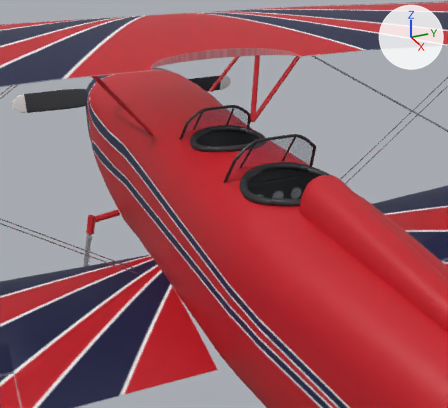
Two versions of the glTF model unity/Assets/_Project/Resources/Models/great-lakes-like/great-lakes-like-own.glb, one commit apart.
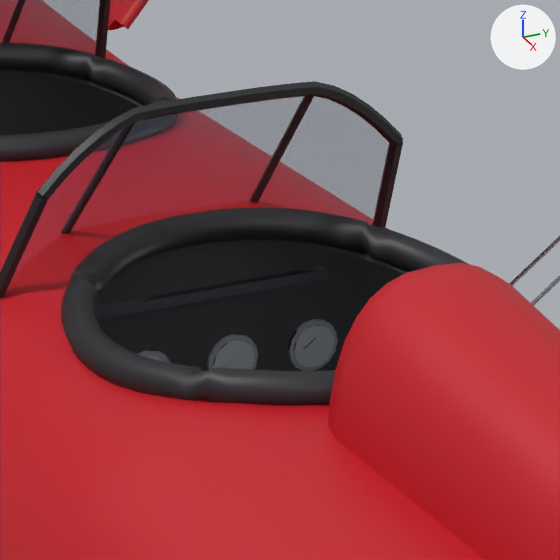
Each version is shown from a 50 mm lens placed at (4.164, -1.38, 1.316), pointed at (1.625, -0.238, 0.046), then close up on the part from 50% to 78% of the width and 28% to 59% of the height. The axes (+X, +Y, +Z) are drawn at upper right. The lights are the same throughout. The first two pictures are the older version. Where no turn or scale is listed for an object, it has been applied to the vertices.

Names of what the first close-up shows: 'Cockpit', 'Fuselage_Painted', 'Headrest', 'Strut_Cabane', 'Windscreen_Frame', 'Windscreen_Glass' and 1 more.
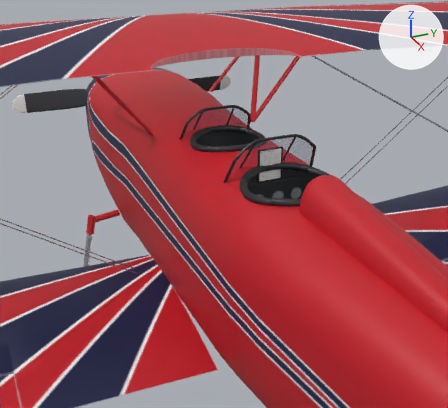
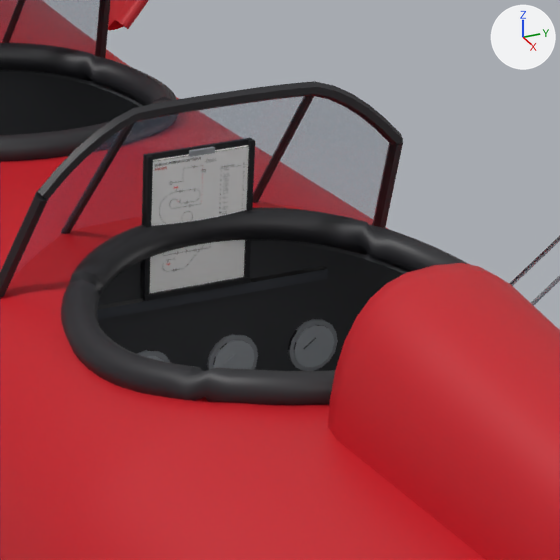
Where the change shows, as pixel boxes [x1, y1, x2, y2] in the close-ups (560 x 560 px):
'SequenceCard_Face', added
    after: [149, 146, 249, 294]
'SequenceCard_Holder', added (black)
    after: [140, 139, 255, 301]
'SequenceCard_Clip', added
    after: [189, 147, 215, 157]
'SequenceCard_Stock', added
    after: [153, 145, 248, 161]

What the commit changed:
Picture 'sequence-card-sportsman-known-2026' (img_sequence_card_sportsman_known_2026) is new.
Material 'SequenceCard_Face' (mat_sequencecard_face) is new.
Its texture is img_sequence_card_sportsman_known_2026.
Its roughness is 0.9.
Material 'SequenceCard_Stock' (mat_sequencecard_stock) is new.
Its base color is (0.92, 0.92, 0.87) (white #f6f6f0).
Its roughness is 0.9.
Material 'SequenceCard_Clip' (mat_sequencecard_clip) is new.
Its base color is (0.38, 0.4, 0.43) (grey #a6aaaf).
Its metallic is 0.3.
Its roughness is 0.7.
Material 'SequenceCard_Frame' (mat_sequencecard_frame) is new.
Its base color is (0.012, 0.013, 0.016) (black #1d1e22).
Its roughness is 0.9.
Mesh me_sequencecard_face is new.
It has 4 vertices, 2 faces and spans x 1.652, y -0.06..0.06, z 0.145..0.3.
It uses material mat_sequencecard_face (picture img_sequence_card_sportsman_known_2026).
Mesh me_sequencecard_stock is new.
It is a box spanning x 1.648..1.651, y -0.06..0.06, z 0.145..0.3.
It uses material mat_sequencecard_stock (white #f6f6f0).
Mesh me_sequencecard_clip is new.
It is a box spanning x 1.6515..1.6555, y -0.015..0.015, z 0.3..0.306.
It uses material mat_sequencecard_clip (grey #a6aaaf).
Mesh me_sequencecard_holder is new.
It has 38 vertices, 60 faces and spans x 1.636..1.656, y -0.066..0.066, z 0.132..0.306.
It uses material mat_sequencecard_frame (black #1d1e22).
Object 'SequenceCard_Face' (ob_sequencecard_face) is new; it shows me_sequencecard_face.
Its location is (0.0, 0.0, 0.0).
Object 'SequenceCard_Stock' (ob_sequencecard_stock) is new; it shows me_sequencecard_stock.
Its location is (0.0, 0.0, 0.0).
Object 'SequenceCard_Clip' (ob_sequencecard_clip) is new; it shows me_sequencecard_clip.
Its location is (0.0, 0.0, 0.0).
Object 'SequenceCard_Holder' (ob_sequencecard_holder) is new; it shows me_sequencecard_holder.
Its location is (0.0, 0.0, 0.0).
